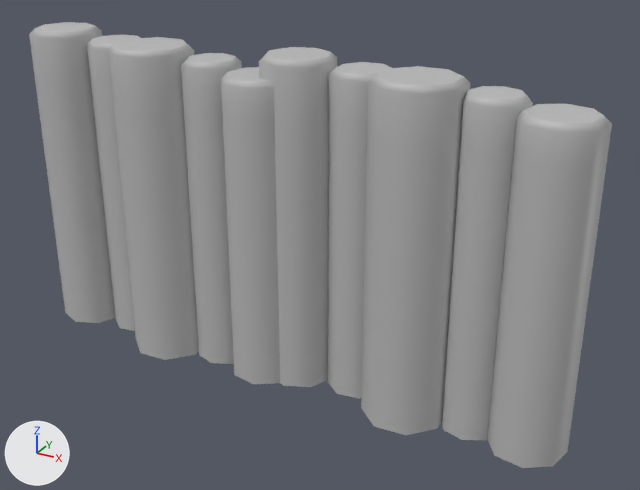
One commit to the FBX model UGJ100TheEnd/Assets/ArtAssets/Envrionment/SM_Basalt2M.fbx: the scene before it, then after it.
The view is the same before and after, from a camera (50 mm lens) standing at (4.88, -4.95, 3.52) and looking at (2.15, 0.01, 1.04). Every picture has the same lights, and +X, +Y and +Z are marked at lower left. Where no turn or scale is listed for an object, it has been applied to the vertices.

Objects in the first picture: 'pillar1_low', 'pillar1_low1', 'pillar2_low', 'pillar2_low1', 'pillar3_low', 'pillar3_low1', 'pillar4_low', 'pillar4_low1', 'pillar5_low', 'pillar5_low1'.
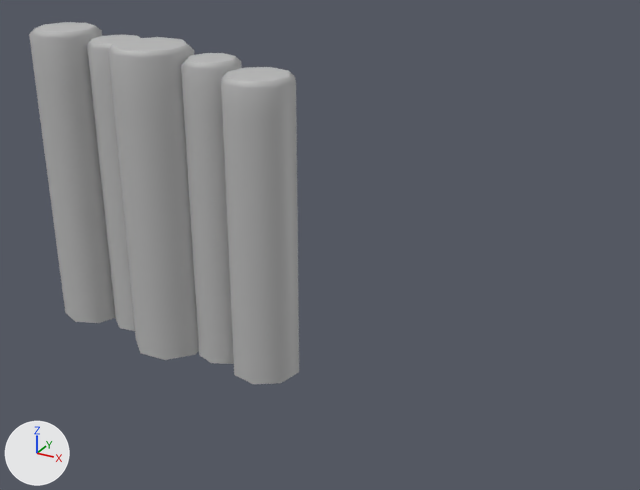
Location of each change, (x1, y1, x2, y2) in pixels of the pictures (640 x 490 px):
'pillar3_low1', deleted: before (361, 66, 470, 435)
'pillar5_low1', deleted: before (487, 104, 612, 468)
'pillar4_low1', deleted: before (442, 86, 533, 441)
'pillar1_low1', deleted: before (259, 47, 337, 387)
'pillar2_low1', deleted: before (327, 62, 392, 399)

Patch to the scene script:
```diff
--- a/UGJ100TheEnd/Assets/ArtAssets/Envrionment/SM_Basalt2M.fbx.py
+++ b/UGJ100TheEnd/Assets/ArtAssets/Envrionment/SM_Basalt2M.fbx.py
@@ ob_pillar3_low1 @@
-ob_pillar3_low1 = bpy.data.objects.new('pillar3_low1', me_mesh_005)
-ob_pillar3_low1.location = (2.898, 0.988, 2.0)
@@ ob_pillar5_low1 @@
-ob_pillar5_low1 = bpy.data.objects.new('pillar5_low1', me_mesh_009)
-ob_pillar5_low1.location = (2.898, 0.988, 2.0)
@@ ob_pillar2_low1 @@
-ob_pillar2_low1 = bpy.data.objects.new('pillar2_low1', me_mesh_006)
-ob_pillar2_low1.location = (2.898, 0.988, 2.0)
@@ ob_pillar1_low1 @@
-ob_pillar1_low1 = bpy.data.objects.new('pillar1_low1', me_mesh_007)
-ob_pillar1_low1.location = (2.898, 0.988, 2.0)
@@ ob_pillar4_low1 @@
-ob_pillar4_low1 = bpy.data.objects.new('pillar4_low1', me_mesh_008)
-ob_pillar4_low1.location = (2.898, 0.988, 2.0)
```
